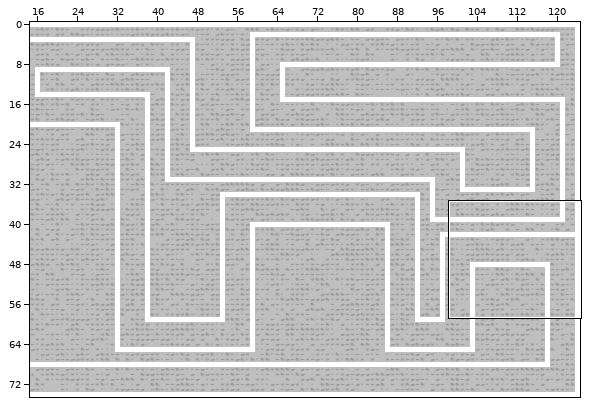
Two versions of a level (Tiled map, android/assets/Dawgg.tmx). The picture above shows the old version from afar; the outline marks the close-up.
Close-up. Old version:
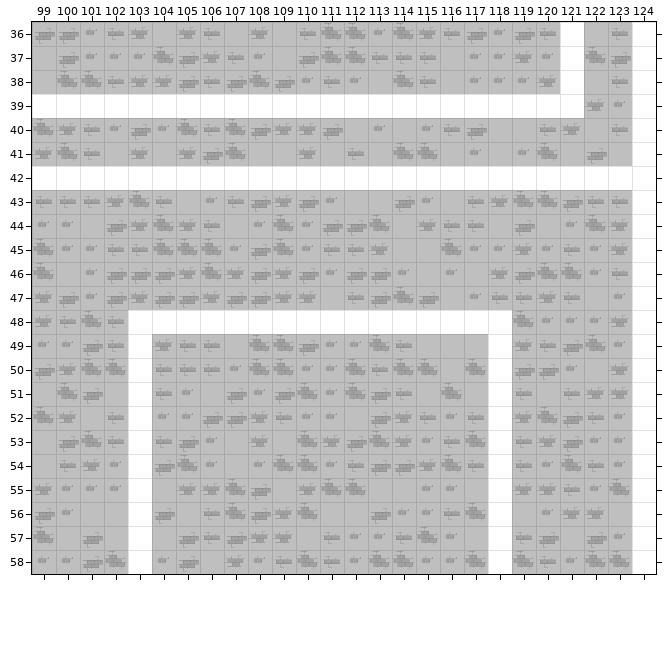
Cells are 64x64 px. Shown: x 99..124, y 36..58. The commit also changed other parts of the map, which this record leaves out.
And afterwards:
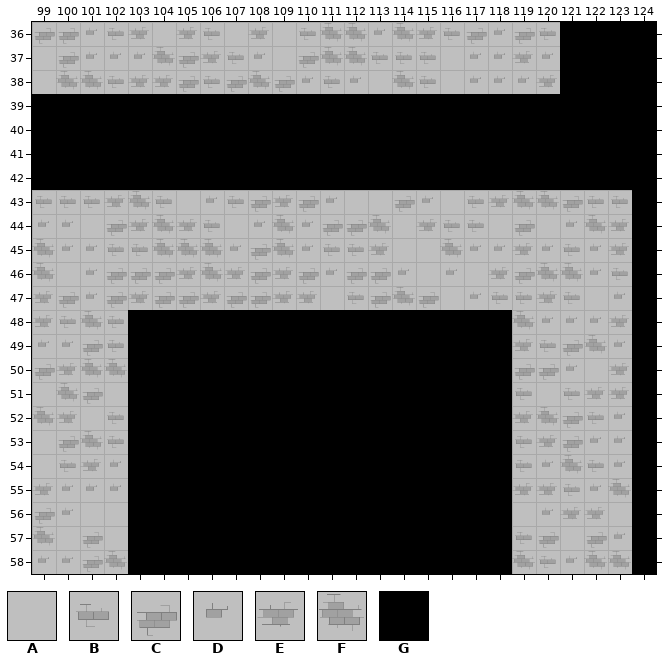
Key: from "Tiles": A 6, B 7, C 8, D 9, E 10, F 11, G 13.
_ is an empty cell, # one hidden under a higher layer, . an unchanged one.
Tiles of an added or newly shown layer are drawn over the layers below it.
The exact change:
--- layer "Light"
@@ x 99..123 @@
-36 .......................AB
-37 .......................FC
-38 .......................AB
-39 .......................ED
-40 FEBDCDFBFCEECADADBCAABEAB
-41 EFBAEAECFAAEABAFFADADFACA
+36 .......................##
+37 .......................##
+38 .......................##
+39 .......................##
+40 #########################
+41 #########################
@@ x 104..117 @@
-49 EBBAFFCDDFBAAA
-50 BBBDFFDDFBFFAF
-51 BDACDCFDFCBAFA
-52 DDCCEBDDACEBDB
-53 BCDAEAFECFEDBF
-54 CFDADFFDBCCEFB
-55 AEEFCAEFFAADDA
-56 CABFCEFAACDDBF
-57 ACBCEEABDDBFDA
-58 DCAEDBFBDFFDDF
+49 ##############
+50 ##############
+51 ##############
+52 ##############
+53 ##############
+54 ##############
+55 ##############
+56 ##############
+57 ##############
+58 ##############
--- layer "Lines D" (now shown)
@@ x 99..124 @@
-36 ......................____
-37 ......................____
-38 ......................____
-39 __________________________
-40 __________________________
-41 __________________________
-42 __________________________
-43 ........................._
-44 ........................._
-45 ........................._
-46 ........................._
-47 ........................._
-48 ....________________....._
-49 ....________________....._
-50 ....________________....._
-51 ....________________....._
-52 ....________________....._
-53 ....________________....._
-54 ....________________....._
-55 ....________________....._
-56 ....________________....._
-57 ....________________....._
-58 ....________________....._
+36 ......................GGGG
+37 ......................GGGG
+38 ......................GGGG
+39 GGGGGGGGGGGGGGGGGGGGGGGGGG
+40 GGGGGGGGGGGGGGGGGGGGGGGGGG
+41 GGGGGGGGGGGGGGGGGGGGGGGGGG
+42 GGGGGGGGGGGGGGGGGGGGGGGGGG
+43 .........................G
+44 .........................G
+45 .........................G
+46 .........................G
+47 .........................G
+48 ....GGGGGGGGGGGGGGGG.....G
+49 ....GGGGGGGGGGGGGGGG.....G
+50 ....GGGGGGGGGGGGGGGG.....G
+51 ....GGGGGGGGGGGGGGGG.....G
+52 ....GGGGGGGGGGGGGGGG.....G
+53 ....GGGGGGGGGGGGGGGG.....G
+54 ....GGGGGGGGGGGGGGGG.....G
+55 ....GGGGGGGGGGGGGGGG.....G
+56 ....GGGGGGGGGGGGGGGG.....G
+57 ....GGGGGGGGGGGGGGGG.....G
+58 ....GGGGGGGGGGGGGGGG.....G
Changed places in both close-ups, as pixel boxes (x1, y1, x2, y2):
changed: (32, 22, 656, 574)
